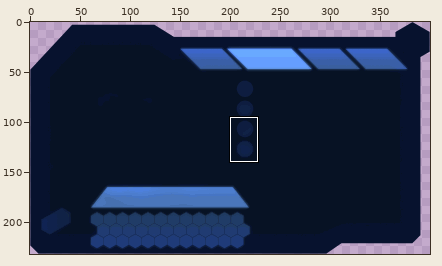
A sprite sheet gets an edit: public/game/plugins/numbers-game/panel-2.png. The first picture is a wide view before the edit; the outline marks the close-up.
Close-up. Before:
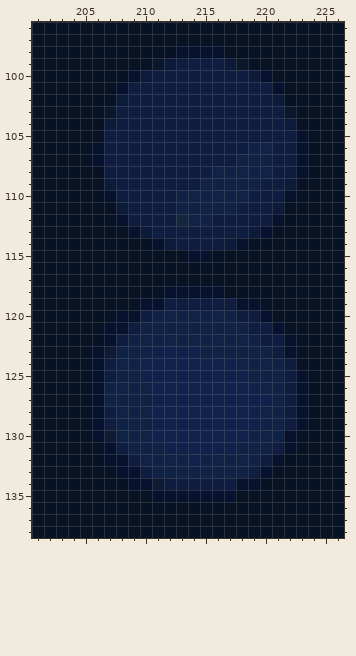
The file is 400x232 pixels. Pixels under 10% opacity are left out. Colours within 5 levels of each other are drawn and written as one. Shown: x 201..226, y 96..138. The commit also changed other parts of the picture, which this record leaves out.
The same view after the edit:
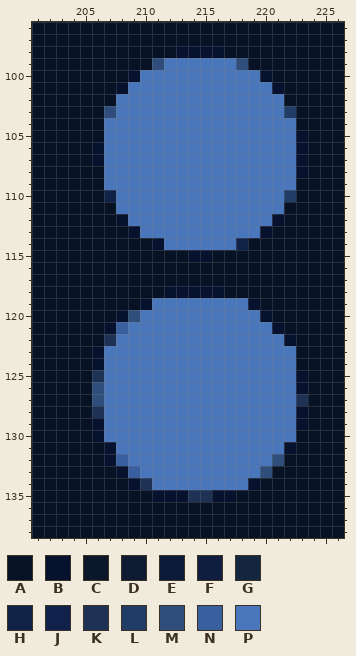
Palette (. is transparent): A #071224  B #07122e  C #0b182c  D #0e1b32  E #0d1b3a  F #0e1d40  G #14263f  H #102246  J #10224c  K #1d3255  L #203c67  M #2f4e7c  N #3a5f9f  P #4a76bb
Changes in this commit:
y 99: x 211..218 CEFFFFEC -> MPPPPPPM
y 100: x 210..219 EFFFFFFFFE -> PPPPPPPPPP
y 101: x 209..220 FFFFFFFFFFFF -> PPPPPPPPPPPP
y 102: x 208..221 EFFFFFFFFFFFFE -> PPPPPPPPPPPPPP
y 103: x 207..222 CFFFFFFFFFFFFFFC -> MPPPPPPPPPPPPPPL
y 104: x 207..222 EFFFFFFFFFFFFFFE -> PPPPPPPPPPPPPPPP
y 105: x 207..222 FFFFFFFFFFFFFFFF -> PPPPPPPPPPPPPPPP
y 106: x 207..222 FFFFFFFFFFFFHHFF -> PPPPPPPPPPPPPPPP
y 107: x 207..222 FFFFFFFFFFFHHHFF -> PPPPPPPPPPPPPPPP
y 108: x 207..222 FFFFFFFFFHHHHHFF -> PPPPPPPPPPPPPPPP
y 109: x 207..222 EFFFFFFFHHHHHFFE -> PPPPPPPPPPPPPPPP
y 110: x 207..222 BFFFFFHHHHHHFFFB -> HPPPPPPPPPPPPPPL
y 111: x 208..221 EFFFFHHHHHFFFE -> PPPPPPPPPPPPPP
y 112: x 209..220 FFFFGHHFFFFF -> PPPPPPPPPPPP
y 113: x 210..219 EFFFFFFFFE -> PPPPPPPPPP
y 114: x 212..218 EFFFFEB -> PPPPPPH
y 119: x 211..218 BFFFFFFB -> PPPPPPPP
y 120: x 209..219 BFHHHHHHHFF -> MPPPPPPPPPP
y 121: x 208..220 BFHHHHHHHHHFF -> NPPPPPPPPPPPP
y 122: x 207..221 BFHHHHHHHHHHHFF -> KPPPPPPPPPPPPPP
y 123: x 207..222 DHHHJJJJHHHHHHFB -> PPPPPPPPPPPPPPPP
y 124: x 207..222 FHHJJJJJJJJHHHHF -> PPPPPPPPPPPPPPPP
y 125: x 206..222 BFHHJJJJJJJJJHHHF -> KPPPPPPPPPPPPPPPP
y 126: x 206..222 BHHHHJJJJJJJJJHHF -> MPPPPPPPPPPPPPPPP
y 127: x 206..223 BHHHHJJJJJJJJJJHFB -> MPPPPPPPPPPPPPPPPK
y 128: x 206..222 BFHHHJJJJJJJJJHHF -> KPPPPPPPPPPPPPPPP
y 129: x 207..222 FHHHJJJJJJJJJHHF -> PPPPPPPPPPPPPPPP
y 130: x 207..222 DHHHJJJJJJJJHHHB -> PPPPPPPPPPPPPPPP
y 131: x 208..221 FHHHJJJJJJHHHF -> PPPPPPPPPPPPPP
y 132: x 208..221 BFHHHHJHHHHHFB -> NPPPPPPPPPPPPM
y 133: x 209..220 BFHHHHHHHHFB -> NPPPPPPPPPPM
y 134: x 210..218 BDFFFFFFB -> KPPPPPPPP
y 135: x 214..215 BB -> KK
